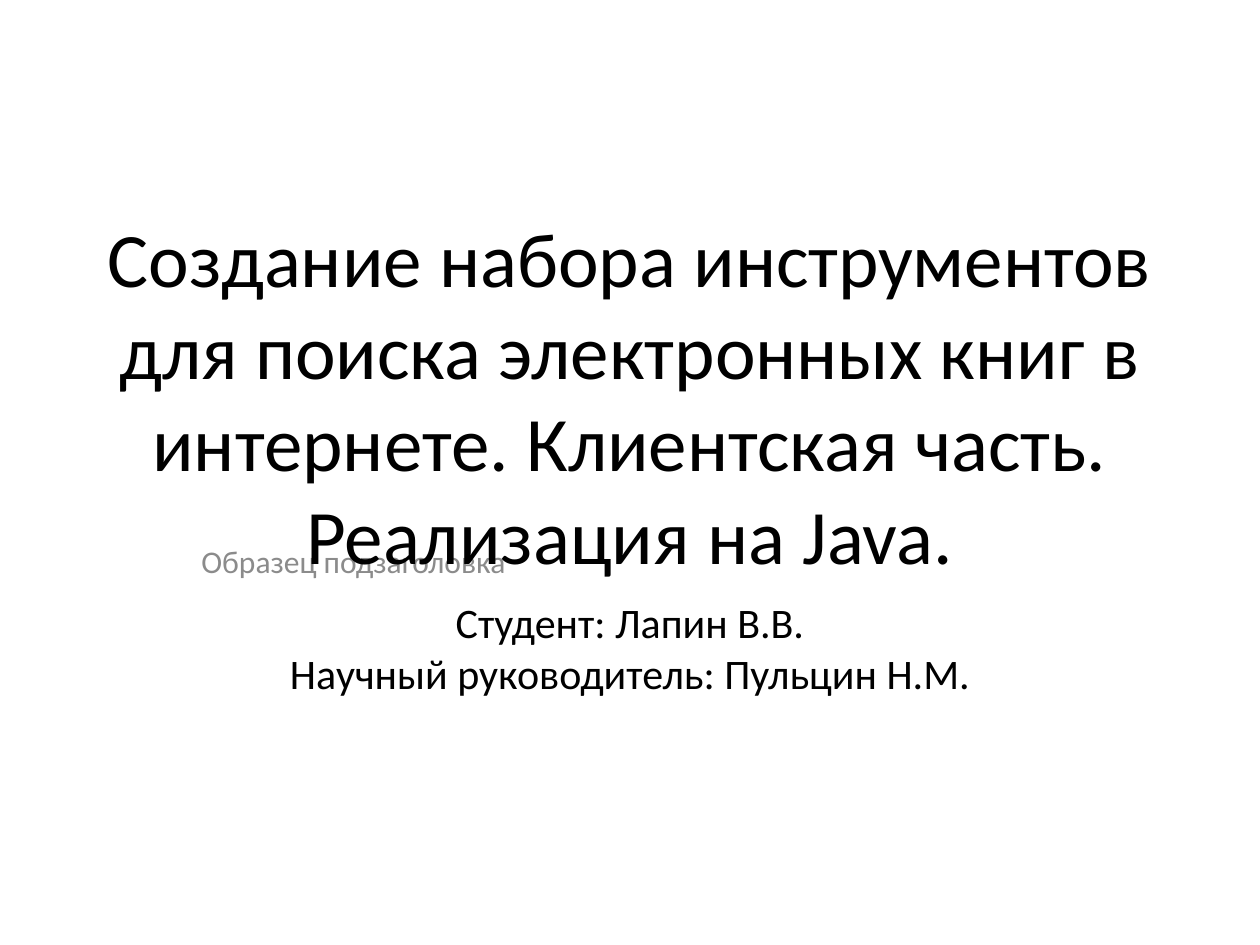
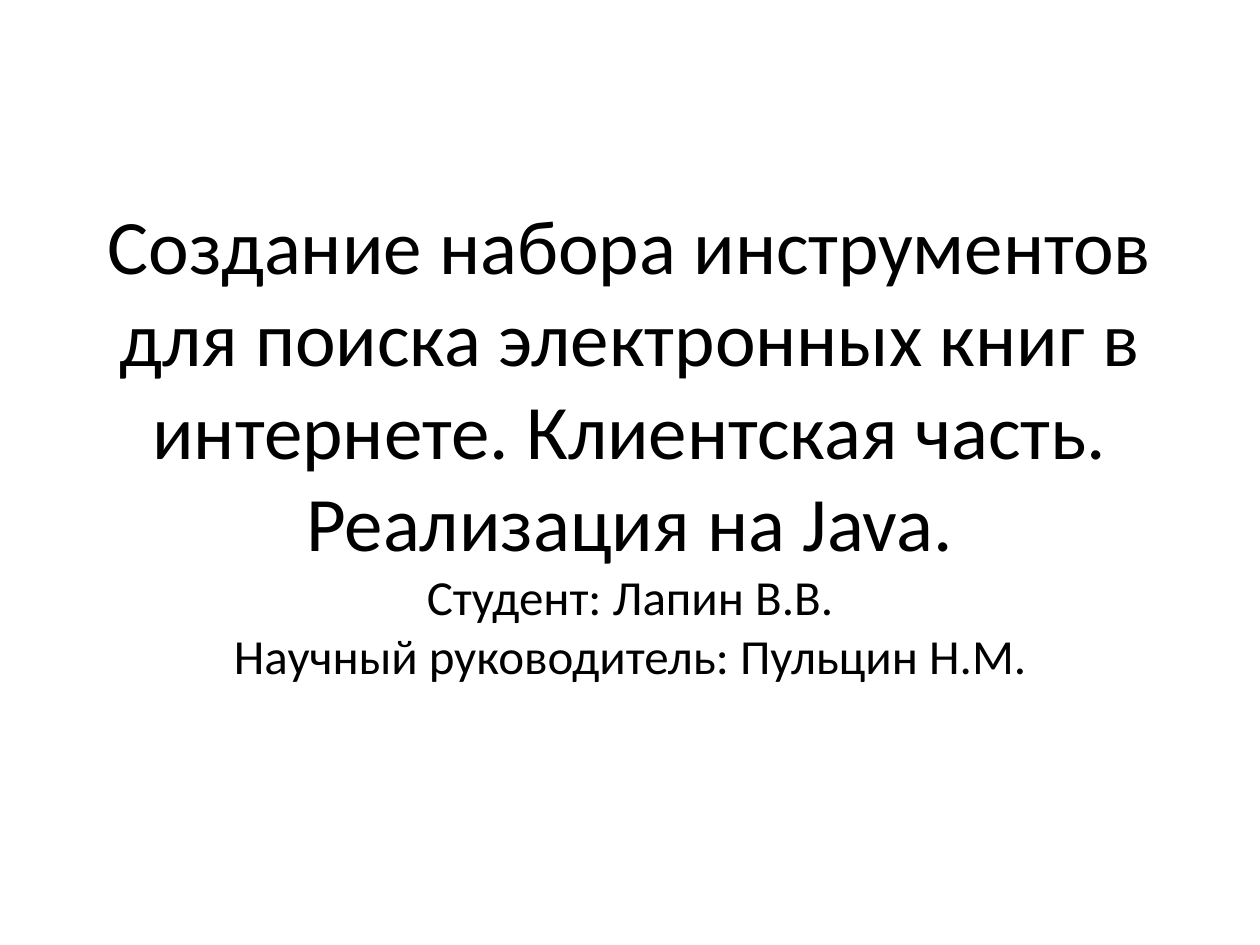
Before and after one commit to kropp/ebooksearchtool, a slide deck: slide 1 of client-java/Presentation.odp. Drawn at 1260x945 pixels with LibreOffice and Linux fonts; fonts in the diff are those of the drawing. Boxes give left, top, right and bottom in pixels: in the first picture for what was removed or moved away, otherwise in the second. Text is boxed around its words. In the diff, an @@ line names an element or a change of style, - is before the commit and + after.

Commit message:
client-java: files for presentation

```diff
--- a/client-java/Presentation.odp
+++ b/client-java/Presentation.odp
@@ subtitle "Создание набора инструментов для поиска ...": place and size @@
-subtitle "Создание набора инструментов для поиска ..." at <box>108,234,1151,565</box>
+subtitle "Создание набора инструментов для поиска ..." at <box>108,221,1151,682</box>
@@ text removed at <box>201,546,506,578</box> @@
-Образец подзаголовка
@@ subtitle at <box>234,583,1026,682</box>: paragraphs added @@
+Студент: Лапин В.В.
+Научный руководитель: Пульцин Н.М.
@@ text removed at <box>290,610,970,696</box> @@
-Студент: Лапин В.В.
-Научный руководитель: Пульцин Н.М.
```
Also in this commit, not shown: 3 other slides changed, 1 slide added, 2 other files.
